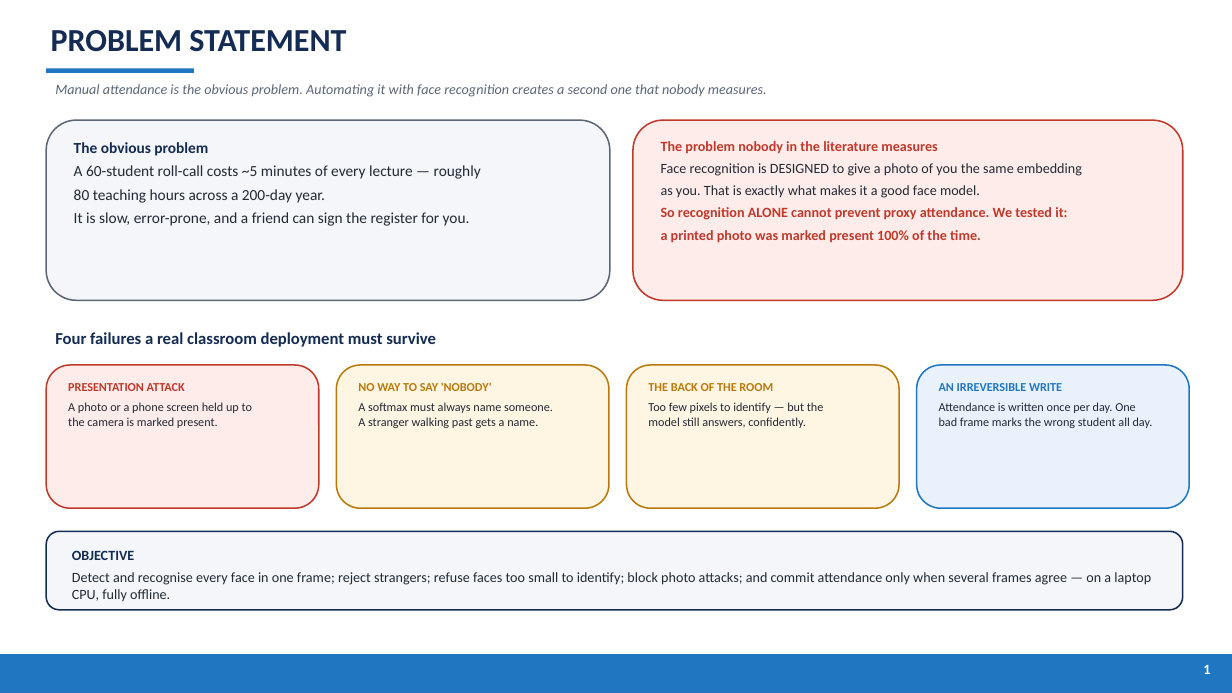
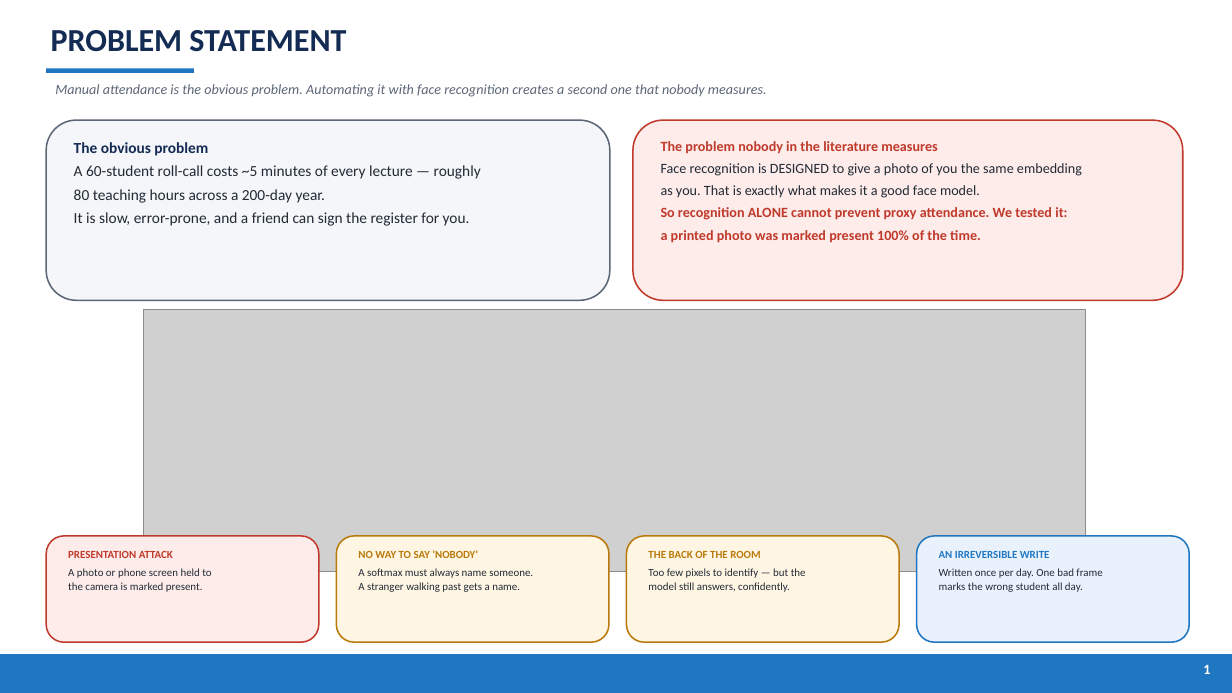
Before and after one commit to SohamBhattacharjee2003/MutiFace-Attendance-System, a slide deck: slide 2 of Server/results/PresenceAI_Presentation.pptx. Drawn at 1232x693 pixels with LibreOffice and Linux fonts; fonts in the diff are those of the drawing; grey boxes stand for pictures. Boxes give left, top, right and bottom in pixels: in the first picture for what was removed or moved away, otherwise in the second. Text is boxed around its words. In the diff, an @@ line names an element or a change of style, - is before the commit and + after.

Commit message:
Deck: drop the sequence diagram, 11 slides, five more generated diagrams
- Sequence diagram removed; the two methodology slides merged into one.
- New diagrams, all drawn from code: system architecture (one laptop, no cloud);
  the attack itself (real face and a photo of that face produce nearly identical
  embeddings, so both are marked present); genuine-vs-impostor score distributions
  with the calibrated threshold marked; the open-set ROC with AUC and EER; and the
  recurring-cost comparison against a cloud face API.
- The score distribution and ROC are recomputed on the SAME split scripts/evaluate.py
  uses, so the curves on the slides are the distributions the reported FAR actually
  came from — not a redraw from different data.

```diff
--- a/Server/results/PresenceAI_Presentation.pptx
+++ b/Server/results/PresenceAI_Presentation.pptx
@@ picture added at [143, 310, 1086, 571] @@
@@ text removed at [55, 332, 436, 347] @@
-Four failures a real classroom deployment must survive
@@ rounded rectangle: place and size @@
-rounded rectangle at [46, 365, 319, 508]
+rounded rectangle at [46, 536, 319, 642]
@@ rounded rectangle removed at [46, 531, 1183, 610] @@
@@ rounded rectangle: place and size @@
-rounded rectangle at [336, 365, 609, 508]
+rounded rectangle at [336, 536, 609, 642]
@@ rounded rectangle: place and size @@
-rounded rectangle at [627, 365, 899, 508]
+rounded rectangle at [627, 536, 899, 642]
@@ rounded rectangle: place and size @@
-rounded rectangle at [917, 365, 1189, 508]
+rounded rectangle at [917, 536, 1189, 642]
@@ text "PRESENTATION ATTACK": place and size @@
-text "PRESENTATION ATTACK" at [68, 383, 252, 428]
+text "PRESENTATION ATTACK" at [68, 551, 211, 592]
@@ text at [68, 568, 211, 592]: text changed; size 9.5 to 8.5 pt @@
-A photo or a phone screen held up to
-the camera is marked present.
+A photo or phone screen held to
+the camera is marked present.
@@ text at [68, 551, 173, 558]: size 9.5 to 8.5 pt in "PRESENTATION ATTACK" @@
@@ text removed at [72, 550, 1151, 602] @@
-OBJECTIVE
-Detect and recognise every face in one frame; reject strangers; refuse faces too small to identify; block photo attacks; and commit attendance only when several frames agree — on a laptop CPU, fully offline.
@@ text "NO WAY TO SAY 'NOBODY'": place and size @@
-text "NO WAY TO SAY 'NOBODY'" at [358, 382, 553, 428]
+text "NO WAY TO SAY 'NOBODY'" at [358, 550, 533, 592]
@@ text "NO WAY TO SAY 'NOBODY'" at [358, 550, 533, 592]: size 9.5 to 8.5 pt @@
@@ text "THE BACK OF THE ROOM" at [648, 551, 806, 592]: size 9.5 to 8.5 pt @@
@@ text "THE BACK OF THE ROOM": place and size @@
-text "THE BACK OF THE ROOM" at [648, 383, 824, 428]
+text "THE BACK OF THE ROOM" at [648, 551, 806, 592]
@@ text "AN IRREVERSIBLE WRITE": place and size @@
-text "AN IRREVERSIBLE WRITE" at [939, 383, 1153, 428]
+text "AN IRREVERSIBLE WRITE" at [939, 551, 1102, 592]
@@ text at [939, 568, 1102, 592]: text changed; size 9.5 to 8.5 pt @@
-Attendance is written once per day. One
-bad frame marks the wrong student all day.
+Written once per day. One bad frame
+marks the wrong student all day.
@@ text at [939, 551, 1050, 558]: size 9.5 to 8.5 pt in "AN IRREVERSIBLE WRITE" @@
```
Also in this commit, not shown: 8 other slides changed, 1 slide added, 3 slides removed, 6 other files.
